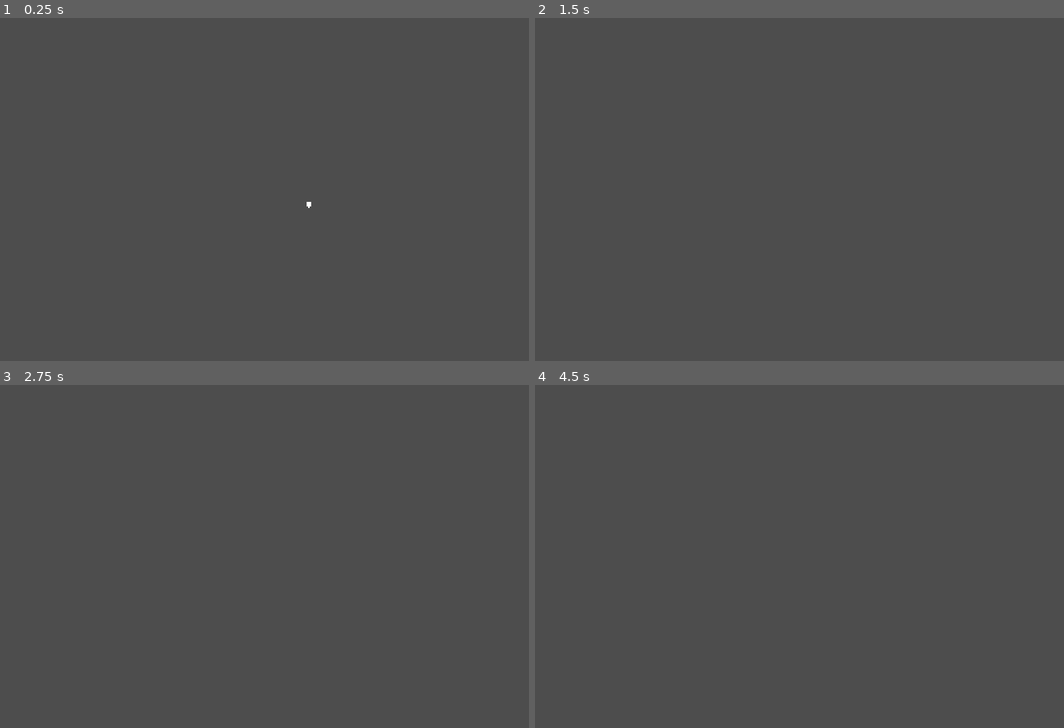
Above: before the commit, frames 1-4 (two rows, left to right).
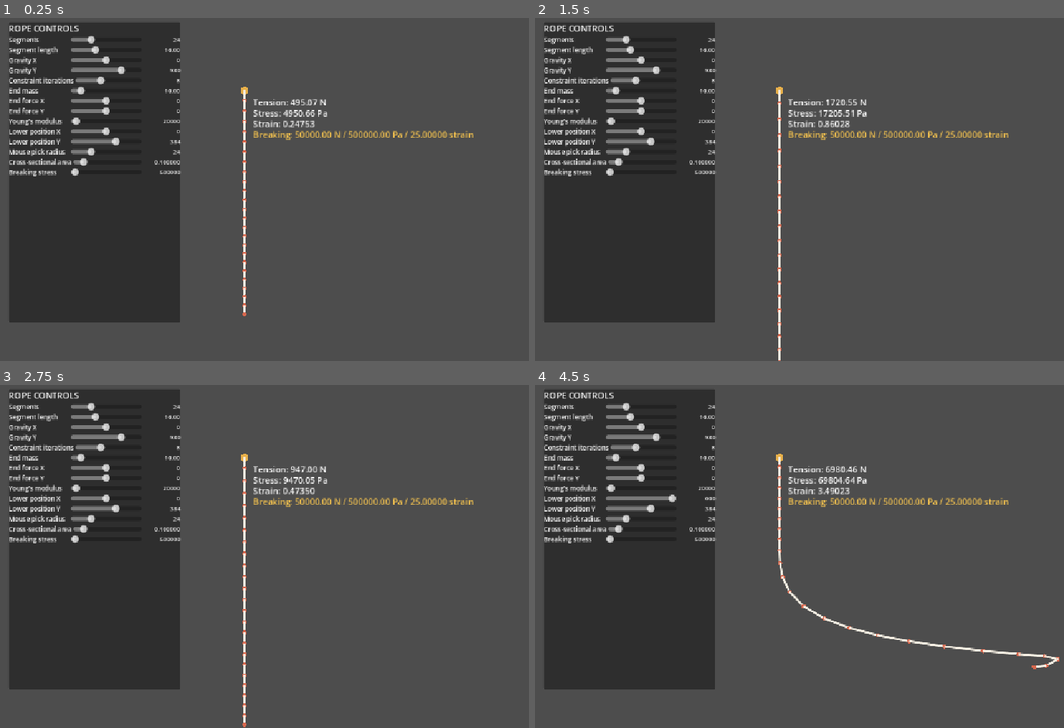
Above: after the commit, the same moments.

Repository: EpicKlevDev/rope-simulation
Game: Godot game, scene res://node_2d.tscn
Two runs of this game, one before a commit and one after it. Both use one fixed random seed, a clock stepped at 60 frames per second and the inputs below.
Inputs (mouse positions are in pixels of both pictures, inside the frame that each line leads up to):
- Up to frame 1 (0.25 s): no input
- Up to frame 2 (1.5 s): move the mouse to (979, 168) at 0.52 s; click (979, 168) at 0.67 s; drag from (720, 203) to (815, 258) at 1.27 s
- Up to frame 3 (2.75 s): move the mouse to (370, 477) at 2.02 s; click (370, 477) at 2.17 s
- Up to frame 4 (4.5 s): drag from (815, 625) to (656, 501) at 2.77 s; move the mouse to (1026, 607) at 3.52 s; click (1026, 607) at 3.67 s; drag from (656, 501) to (751, 467) at 4.27 s

The runs differ from the first frame. In frame 1, 28% of the frame differs, in the area x 1-90%, y 1-89%; in frame 2, 29%; in frame 3, 29%; in frame 4, 29%, in the area x 1-100%, y 1-89%.

Commit message:
Rope complete

Diff:
--- a/Scripts/PrimaryPhysicsTest.gd
+++ b/Scripts/PrimaryPhysicsTest.gd
@@ -1,19 +1,247 @@
-extends Node
-
-var new_position: Vector2
-var speed: Vector2 = Vector2.ZERO
-var gravity: float = 980
-var time
-
-# Called when the node enters the scene tree for the first time.
+extends Node2D
+
+@export var segment_count: int = 24
+@export var segment_length: float = 16.0
+@export var gravity: Vector2 = Vector2(0, 980)
+@export var constraint_iterations: int = 8
+@export_range(0.01, 100.0, 0.01) var end_mass: float = 1.0
+@export var end_force: Vector2 = Vector2.ZERO
+@export_range(0.0, 1000000.0, 100.0) var youngs_modulus: float = 100000.0
+@export var lower_end_position: Vector2 = Vector2(0, 384)
+@export var mouse_pick_radius: float = 24.0
+@export_range(0.000001, 1.0, 0.000001) var cross_sectional_area: float = 0.0001
+@export_range(1.0, 1000000000.0, 1000.0) var breaking_stress: float = 500000.0
+
+var points: Array[Vector2] = []
+var previous_points: Array[Vector2] = []
+var broken_segments: Array[bool] = []
+var dragged_endpoint: int = -1
+var controls_panel: VBoxContainer
+
+const REFERENCE_YOUNGS_MODULUS: float = 100000.0
+
 func _ready() -> void:
-	pass # Replace with function body.
-
-
-# Called every frame. 'delta' is the elapsed time since the previous frame.
+	_rebuild_rope()
+	_build_controls()
+	queue_redraw()
+
+func _rebuild_rope() -> void:
+	points.clear()
+	previous_points.clear()
+	broken_segments.clear()
+	for index in segment_count + 1:
+		var point := Vector2(0, index * segment_length)
+		points.append(point)
+		previous_points.append(point)
+		if index < segment_count:
+			broken_segments.append(false)
+	points[points.size() - 1] = lower_end_position
+	previous_points[previous_points.size() - 1] = lower_end_position
+
 func _process(delta: float) -> void:
-	speed += Vector2(0, gravity) * delta
-	new_position += speed * delta
-	self.position.y = new_position.y
-	print("Position: ", new_position, " Speed: ", speed)
-	pass
+	var safe_end_mass: float = maxf(end_mass, 0.01)
+	var constraint_strength: float = clampf(youngs_modulus / REFERENCE_YOUNGS_MODULUS, 0.0, 1.0)
+	if dragged_endpoint != -1:
+		var mouse_position: Vector2 = to_local(get_global_mouse_position())
+		points[dragged_endpoint] = mouse_position
+		previous_points[dragged_endpoint] = mouse_position
+	for index in range(1, points.size()):
+		if index == dragged_endpoint:
+			continue
+		var frame_displacement: Vector2 = points[index] - previous_points[index]
+		previous_points[index] = points[index]
+		var acceleration: Vector2 = gravity
+		if index == points.size() - 1:
+			acceleration += end_force / safe_end_mass
+		points[index] += frame_displacement + acceleration * delta * delta
+
+	for iteration in constraint_iterations:
+		for index in range(points.size() - 1):
+			if broken_segments[index]:
+				continue
+			var first_point: Vector2 = points[index]
+			var second_point: Vector2 = points[index + 1]
+			var direction: Vector2 = second_point - first_point
+			var distance: float = direction.length()
+			if distance == 0.0:
+				continue
+
+			var correction: Vector2 = direction * ((distance - segment_length) / distance)
+			var first_inverse_mass: float = 0.0 if index == 0 else 1.0
+			var second_inverse_mass: float = 1.0
+			if index + 1 == points.size() - 1:
+				second_inverse_mass = 1.0 / safe_end_mass
+			var inverse_mass_sum: float = first_inverse_mass + second_inverse_mass
+			points[index] += correction * first_inverse_mass / inverse_mass_sum * constraint_strength
+			points[index + 1] -= correction * second_inverse_mass / inverse_mass_sum * constraint_strength
+
+	_update_breaks_and_measurements()
+	queue_redraw()
+
+func _draw() -> void:
+	if points.size() < 2:
+		return
+
+	draw_circle(points[0], 7.0, Color("e8b04a"))
+	for index in range(points.size() - 1):
+		var segment_color: Color = Color("d94f4f") if broken_segments[index] else Color("f4eee2")
+		draw_line(points[index], points[index + 1], segment_color, 4.0, true)
+		draw_circle(points[index + 1], 4.0, Color("d6674d"))
+
+	var measurements: Dictionary = _get_measurements()
+	var font: Font = ThemeDB.fallback_font
+	var text_position := Vector2(16, 28)
+	draw_string(font, text_position, "Tension: %.2f N" % measurements.tension, HORIZONTAL_ALIGNMENT_LEFT, -1, 16, Color.WHITE)
+	draw_string(font, text_position + Vector2(0, 20), "Stress: %.2f Pa" % measurements.stress, HORIZONTAL_ALIGNMENT_LEFT, -1, 16, Color.WHITE)
+	draw_string(font, text_position + Vector2(0, 40), "Strain: %.5f" % measurements.strain, HORIZONTAL_ALIGNMENT_LEFT, -1, 16, Color.WHITE)
+	draw_string(font, text_position + Vector2(0, 60), "Breaking: %.2f N / %.2f Pa / %.5f strain" % [measurements.breaking_tension, breaking_stress, measurements.breaking_strain], HORIZONTAL_ALIGNMENT_LEFT, -1, 16, Color("f2c14e"))
+
+func _get_measurements() -> Dictionary:
+	var maximum_tension: float = 0.0
+	var maximum_stress: float = 0.0
+	var maximum_strain: float = 0.0
+	for index in range(points.size() - 1):
+		var strain: float = (points[index].distance_to(points[index + 1]) - segment_length) / segment_length
+		var stress: float = youngs_modulus * strain
+		var tension: float = maxf(stress, 0.0) * cross_sectional_area
+		maximum_strain = maxf(maximum_strain, strain)
+		maximum_stress = maxf(maximum_stress, stress)
+		maximum_tension = maxf(maximum_tension, tension)
+	return {
+		"tension": maximum_tension,
+		"stress": maximum_stress,
+		"strain": maximum_strain,
+		"breaking_tension": breaking_stress * cross_sectional_area,
+		"breaking_strain": breaking_stress / maxf(youngs_modulus, 0.000001)
+	}
+
+func _update_breaks_and_measurements() -> void:
+	for index in range(points.size() - 1):
+		if broken_segments[index]:
+			continue
+		var strain: float = (points[index].distance_to(points[index + 1]) - segment_length) / segment_length
+		var stress: float = youngs_modulus * strain
+		if stress >= breaking_stress:
+			broken_segments[index] = true
+
+func _input(event: InputEvent) -> void:
+	if event is InputEventMouseButton and event.button_index == MOUSE_BUTTON_LEFT:
+		if event.pressed:
+			var mouse_position: Vector2 = to_local(get_global_mouse_position())
+			var nearest_endpoint: int = 0 if mouse_position.distance_to(points[0]) < mouse_position.distance_to(points[points.size() - 1]) else points.size() - 1
+			if mouse_position.distance_to(points[nearest_endpoint]) <= mouse_pick_radius:
+				dragged_endpoint = nearest_endpoint
+		else:
+			dragged_endpoint = -1
+
+func _build_controls() -> void:
+	var canvas_layer := CanvasLayer.new()
+	add_child(canvas_layer)
+	var panel := PanelContainer.new()
+	panel.position = Vector2(16, 16)
+	panel.size = Vector2(320, 560)
+	canvas_layer.add_child(panel)
+	controls_panel = VBoxContainer.new()
+	controls_panel.add_theme_constant_override("separation", 2)
+	panel.add_child(controls_panel)
+
+	var title := Label.new()
+	title.text = "ROPE CONTROLS"
+	controls_panel.add_child(title)
+	_add_slider("Segments", 4.0, 80.0, 1.0, segment_count, _set_segment_count)
+	_add_slider("Segment length", 4.0, 40.0, 0.5, segment_length, _set_segment_length)
+	_add_slider("Gravity X", -2000.0, 2000.0, 10.0, gravity.x, _set_gravity_x)
+	_add_slider("Gravity Y", -2000.0, 2000.0, 10.0, gravity.y, _set_gravity_y)
+	_add_slider("Constraint iterations", 1.0, 20.0, 1.0, constraint_iterations, _set_constraint_iterations)
+	_add_slider("End mass", 0.01, 100.0, 0.01, end_mass, _set_end_mass)
+	_add_slider("End force X", -5000.0, 5000.0, 10.0, end_force.x, _set_end_force_x)
+	_add_slider("End force Y", -5000.0, 5000.0, 10.0, end_force.y, _set_end_force_y)
+	_add_slider("Young's modulus", 0.0, 1000000.0, 1000.0, youngs_modulus, _set_youngs_modulus)
+	_add_slider("Lower position X", -600.0, 600.0, 1.0, lower_end_position.x, _set_lower_position_x)
+	_add_slider("Lower position Y", -600.0, 900.0, 1.0, lower_end_position.y, _set_lower_position_y)
+	_add_slider("Mouse pick radius", 4.0, 80.0, 1.0, mouse_pick_radius, _set_mouse_pick_radius)
+	_add_slider("Cross-sectional area", 0.000001, 1.0, 0.000001, cross_sectional_area, _set_cross_sectional_area)
+	_add_slider("Breaking stress", 1000.0, 1000000000.0, 1000.0, breaking_stress, _set_breaking_stress)
+
+func _add_slider(label_text: String, minimum: float, maximum: float, step: float, initial_value: float, setter: Callable) -> void:
+	var label := Label.new()
+	var slider := HSlider.new()
+	var value_label := Label.new()
+	var row := HBoxContainer.new()
+	label.text = label_text
+	label.custom_minimum_size.x = 112
+	label.add_theme_font_size_override("font_size", 12)
+	value_label.horizontal_alignment = HORIZONTAL_ALIGNMENT_RIGHT
+	value_label.custom_minimum_size.x = 68
+	value_label.add_theme_font_size_override("font_size", 11)
+	slider.min_value = minimum
+	slider.max_value = maximum
+	slider.step = step
+	slider.value = initial_value
+	slider.size_flags_horizontal = Control.SIZE_EXPAND_FILL
+	slider.custom_minimum_size.y = 16
+	slider.value_changed.connect(func(value: float) -> void:
+		value_label.text = _format_control_value(value, step)
+		setter.call(value)
+	)
+	value_label.text = _format_control_value(initial_value, step)
+	row.add_child(label)
+	row.add_child(slider)
+	row.add_child(value_label)
+	controls_panel.add_child(row)
+
+func _format_control_value(value: float, step: float) -> String:
+	if step < 0.001:
+		return "%.6f" % value
+	if step < 1.0:
+		return "%.2f" % value
+	return "%.0f" % value
+
+func _set_segment_count(value: float) -> void:
+	segment_count = int(value)
+	_rebuild_rope()
+
+func _set_segment_length(value: float) -> void:
+	segment_length = value
+
+func _set_gravity_x(value: float) -> void:
+	gravity.x = value
+
+func _set_gravity_y(value: float) -> void:
+	gravity.y = value
+
+func _set_constraint_iterations(value: float) -> void:
+	constraint_iterations = int(value)
+
+func _set_end_mass(value: float) -> void:
+	end_mass = value
+
+func _set_end_force_x(value: float) -> void:
+	end_force.x = value
+
+func _set_end_force_y(value: float) -> void:
+	end_force.y = value
+
+func _set_youngs_modulus(value: float) -> void:
+	youngs_modulus = value
+
+func _set_lower_position_x(value: float) -> void:
+	lower_end_position.x = value
+	if dragged_endpoint == -1 and points.size() > 1:
+		points[points.size() - 1].x = value
+		previous_points[previous_points.size() - 1].x = value
+
+func _set_lower_position_y(value: float) -> void:
+	lower_end_position.y = value
+	if dragged_endpoint == -1 and points.size() > 1:
+		points[points.size() - 1].y = value
+		previous_points[previous_points.size() - 1].y = value
+
+func _set_mouse_pick_radius(value: float) -> void:
+	mouse_pick_radius = value
+
+func _set_cross_sectional_area(value: float) -> void:
+	cross_sectional_area = value
+
+func _set_breaking_stress(value: float) -> void:
+	breaking_stress = value
--- a/node_2d.tscn
+++ b/node_2d.tscn
@@ -3,14 +3,14 @@
 [ext_resource type="Script" uid="uid://dbelc7ipui7k0" path="res://Scripts/Test.gd" id="1_wtcfe"]
 [ext_resource type="Script" uid="uid://mj88ea8mmgv1" path="res://Scripts/PrimaryPhysicsTest.gd" id="2_0e48y"]
 
-[sub_resource type="SphereMesh" id="SphereMesh_q4pru"]
-
 [node name="Node2D" type="Node2D" unique_id=593427532]
 script = ExtResource("1_wtcfe")
 
-[node name="MeshInstance2D" type="MeshInstance2D" parent="." unique_id=1005906804]
-scale = Vector2(10, 10)
-mesh = SubResource("SphereMesh_q4pru")
+[node name="Rope" type="Node2D" parent="." unique_id=1270934518]
+position = Vector2(-120, -180)
 script = ExtResource("2_0e48y")
+end_mass = 10.0
+youngs_modulus = 20000.0
+cross_sectional_area = 0.1
 
 [node name="Camera2D" type="Camera2D" parent="." unique_id=964982547]
